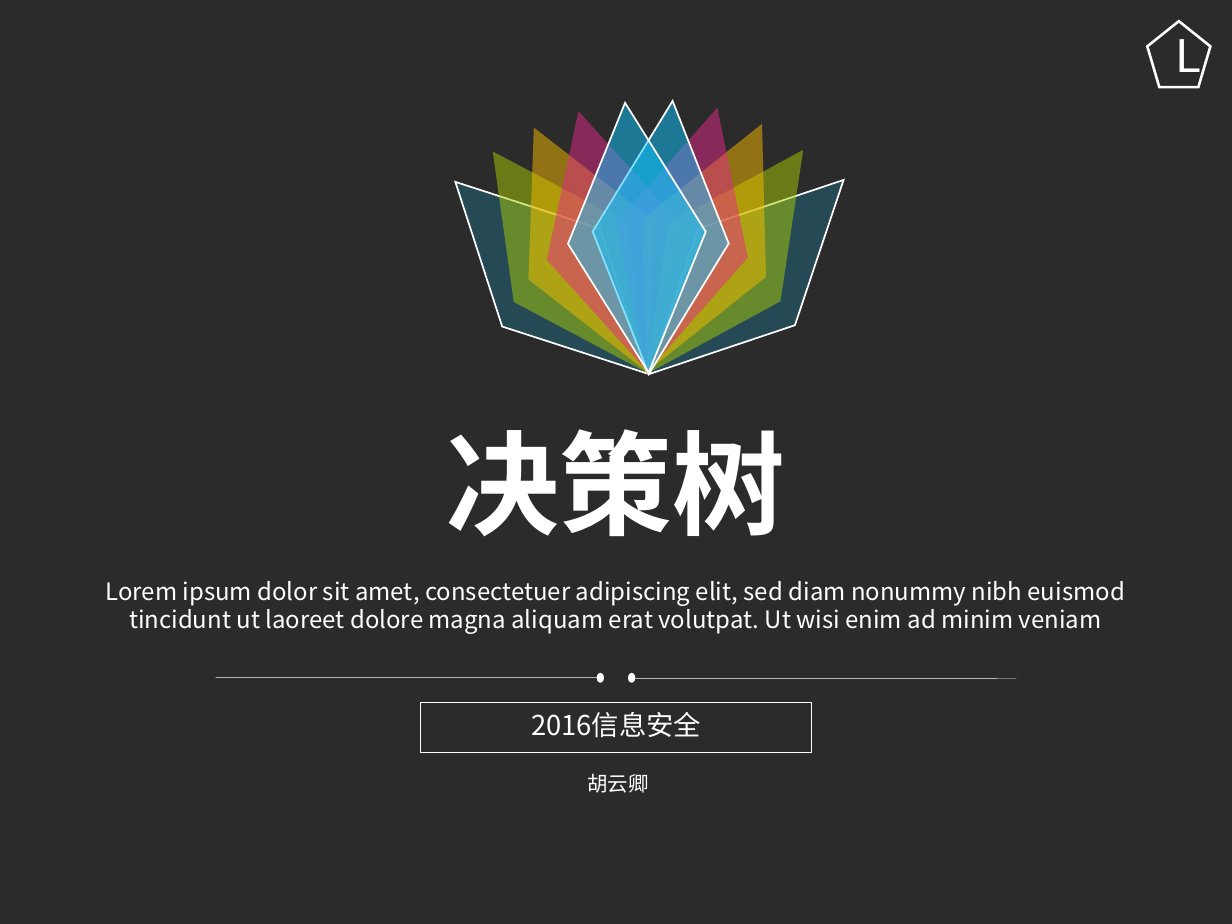
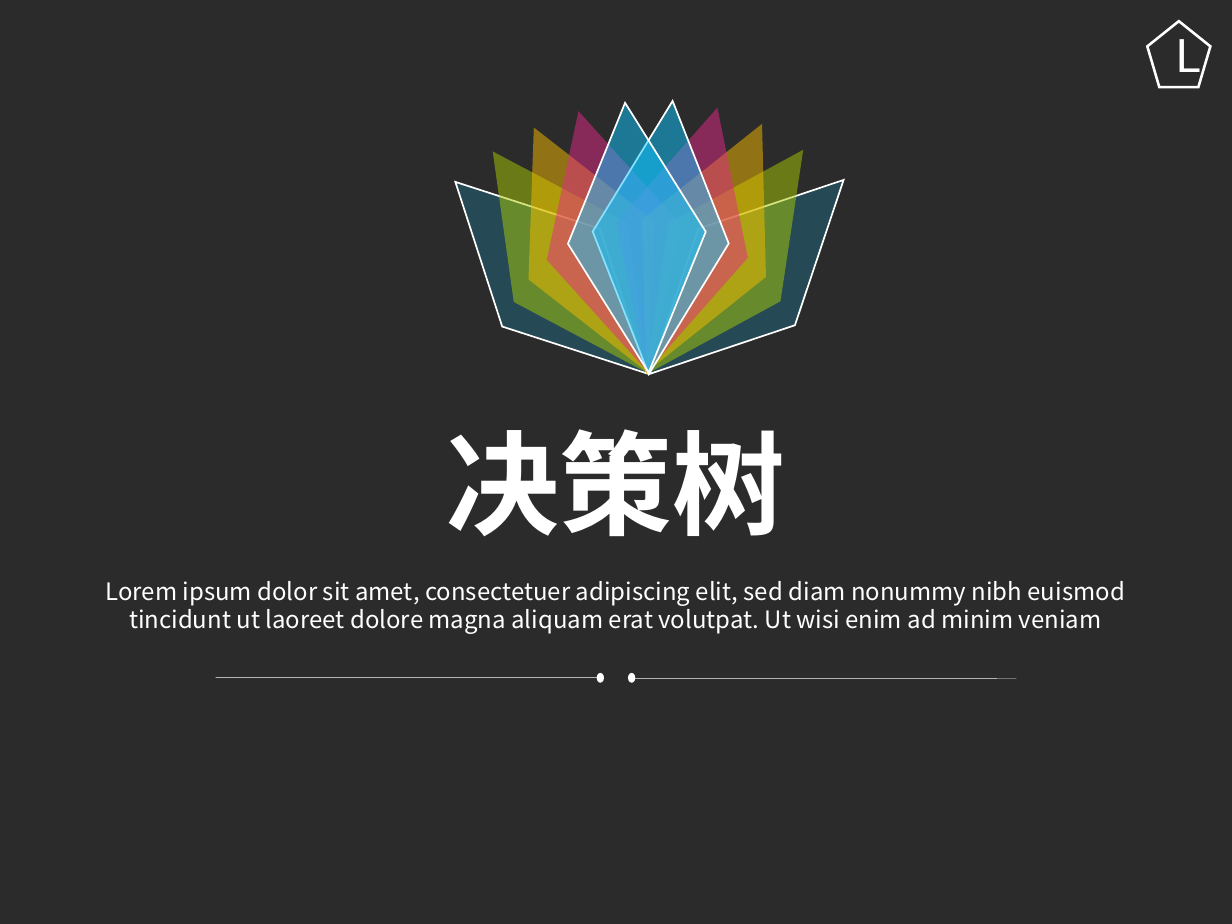
Before and after one commit to cloud0606/AI, a slide deck: slide 1 of 决策树/机器学习十大算法_决策树.ppt. Drawn at 1232x924 pixels with LibreOffice and Linux fonts; fonts in the diff are those of the drawing; background and template pictures are left out; a plain dark background stands for a picture behind light text. Boxes give left, top, right and bottom in pixels: in the first picture for what was removed or moved away, otherwise in the second. Text is boxed around its words. In the diff, an @@ line names an element or a change of style, - is before the commit and + after.

```diff
--- a/决策树/机器学习十大算法_决策树.ppt
+++ b/决策树/机器学习十大算法_决策树.ppt
@@ rectangle removed at <box>420,702,812,753</box> @@
-2016信息安全
@@ text removed at <box>587,773,649,793</box> @@
-胡云卿
```
Also in this commit, not shown: 1 other slide changed, 2 other files.
